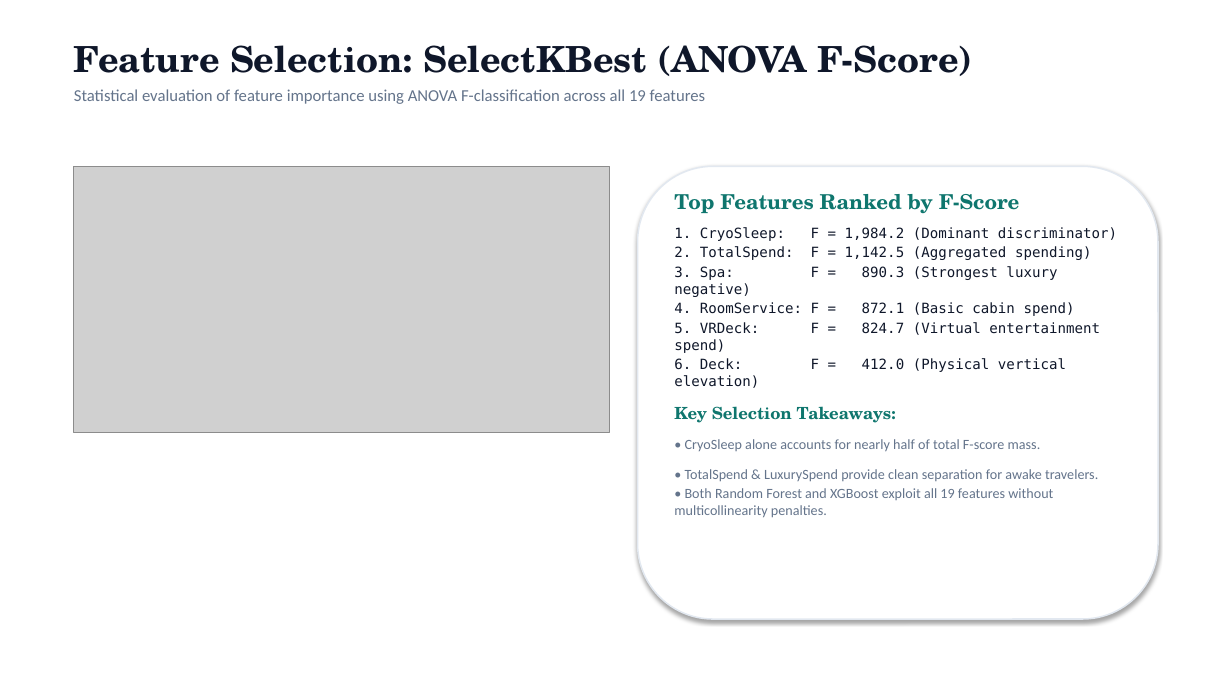
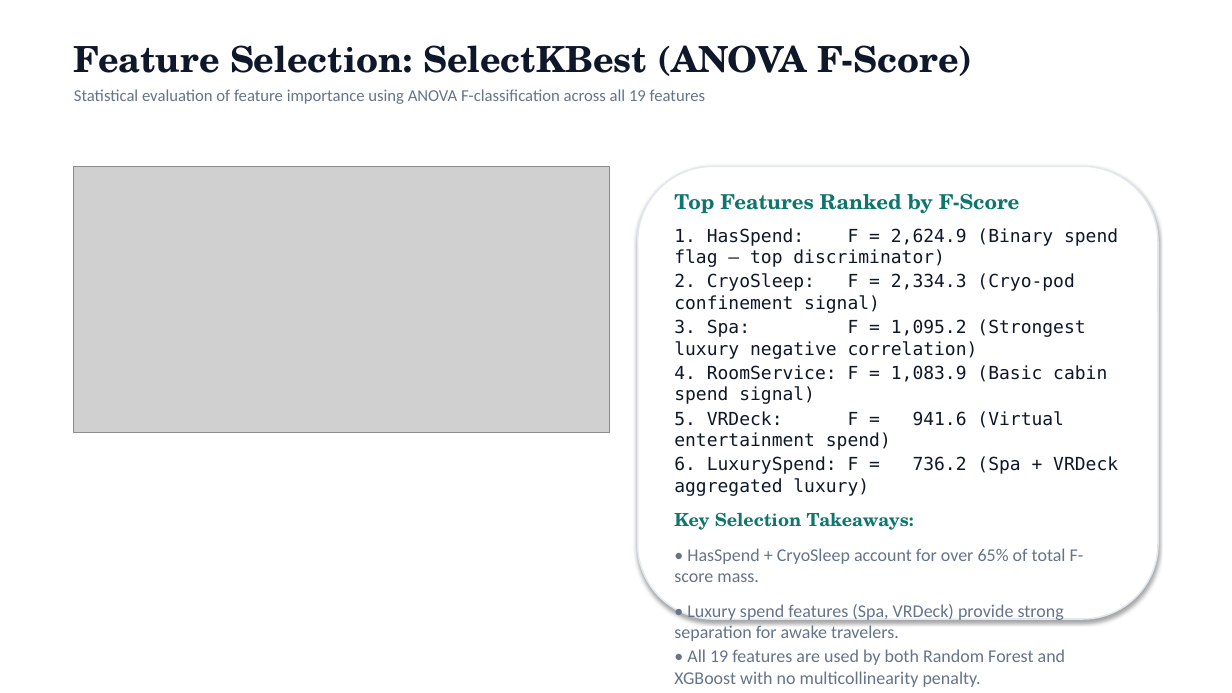
Before and after one commit to lohitaksh2324/Titanic-Spaceship, a slide deck: slide 10 of Spaceship_Titanic_Presentation.pptx. Drawn at 1232x693 pixels with LibreOffice and Linux fonts; fonts in the diff are those of the drawing; grey boxes stand for pictures. Boxes give left, top, right and bottom in pixels: in the first picture for what was removed or moved away, otherwise in the second. Text is boxed around its words. In the diff, an @@ line names an element or a change of style, - is before the commit and + after.

```diff
--- a/Spaceship_Titanic_Presentation.pptx
+++ b/Spaceship_Titanic_Presentation.pptx
@@ text at [674,228,1118,496]: text changed; size 11 to 14 pt @@
-1. CryoSleep: F = 1,984.2 (Dominant discriminator)
-2. TotalSpend: F = 1,142.5 (Aggregated spending)
-3. Spa: F = 890.3 (Strongest luxury negative)
-4. RoomService: F = 872.1 (Basic cabin spend)
-5. VRDeck: F = 824.7 (Virtual entertainment spend)
-6. Deck: F = 412.0 (Physical vertical elevation)
+1. HasSpend: F = 2,624.9 (Binary spend flag — top discriminator)
+2. CryoSleep: F = 2,334.3 (Cryo-pod confinement signal)
+3. Spa: F = 1,095.2 (Strongest luxury negative correlation)
+4. RoomService: F = 1,083.9 (Basic cabin spend signal)
+5. VRDeck: F = 941.6 (Virtual entertainment spend)
+6. LuxurySpend: F = 736.2 (Spa + VRDeck aggregated luxury)
@@ text at [674,512,914,530]: size 13 to 14 pt in "Key Selection Takeaways:" @@
@@ text at [674,548,1084,687]: text changed; size 11 to 14 pt @@
-• CryoSleep alone accounts for nearly half of total F-score mass.
-• TotalSpend & LuxurySpend provide clean separation for awake travelers.
-• Both Random Forest and XGBoost exploit all 19 features without multicollinearity penalties.
+• HasSpend + CryoSleep account for over 65% of total F-score mass.
+• Luxury spend features (Spa, VRDeck) provide strong separation for awake travelers.
+• All 19 features are used by both Random Forest and XGBoost with no multicollinearity penalty.
```
Also in this commit, not shown: 13 other slides changed, 2 other files.
